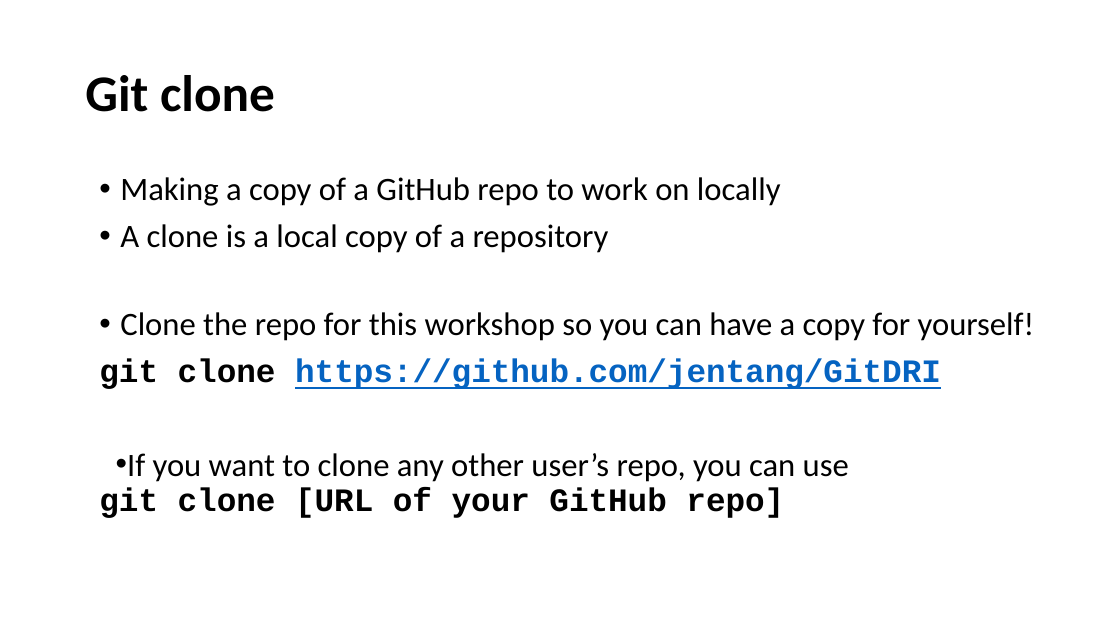
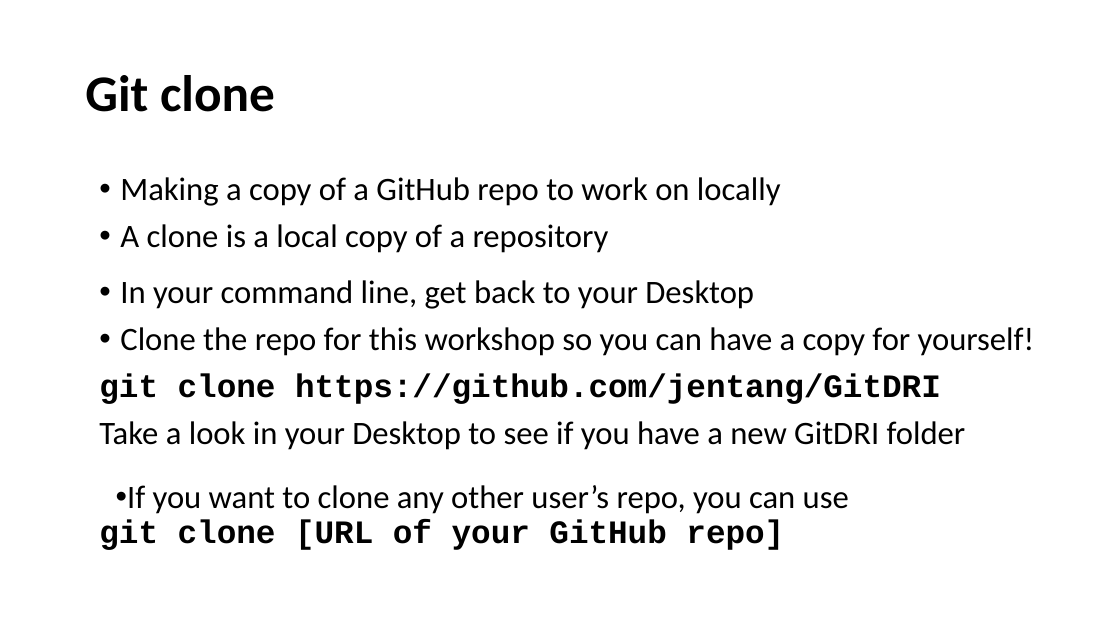
Before and after one commit to jojokarlin/Git_DRI_Jan_2017, a slide deck: slide 26 of GitPres.pptx. Drawn at 1120x630 pixels with LibreOffice and Linux fonts; fonts in the diff are those of the drawing. Boxes give left, top, right and bottom in pixels: in the first picture for what was removed or moved away, otherwise in the second. Text is boxed around its words. In the diff, an @@ line names an element or a change of style, - is before the commit and + after.

```diff
--- a/GitPres.pptx
+++ b/GitPres.pptx
@@ text "In your command line, get ...": place and size @@
-text "In your command line, get ..." at [99, 312, 1035, 389]
+text "In your command line, get ..." at [99, 280, 1035, 450]
@@ text at [120, 280, 754, 309]: paragraph added @@
+• In your command line, get back to your Desktop
@@ text at [99, 373, 941, 404]: text colour #0563C1 to #000000, underline off in "https://github.com/jentang/GitDRI" @@
@@ text at [99, 421, 966, 450]: paragraph added @@
+Take a look in your Desktop to see if you have a new GitDRI folder
@@ text "If you want to clone ...": place and size @@
-text "If you want to clone ..." at [99, 453, 849, 518]
+text "If you want to clone ..." at [99, 485, 849, 550]
```
Also in this commit, not shown: 14 other slides changed, 1 slide added, 1 slide removed.
